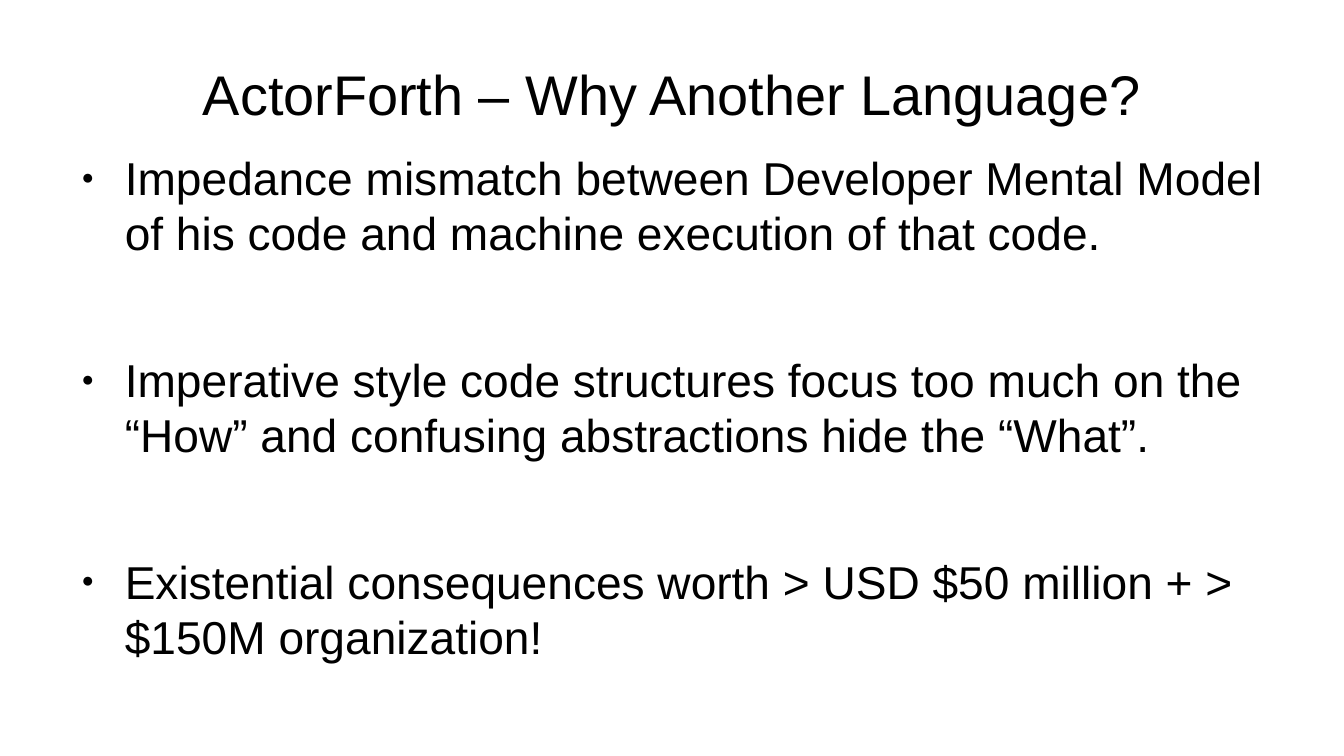
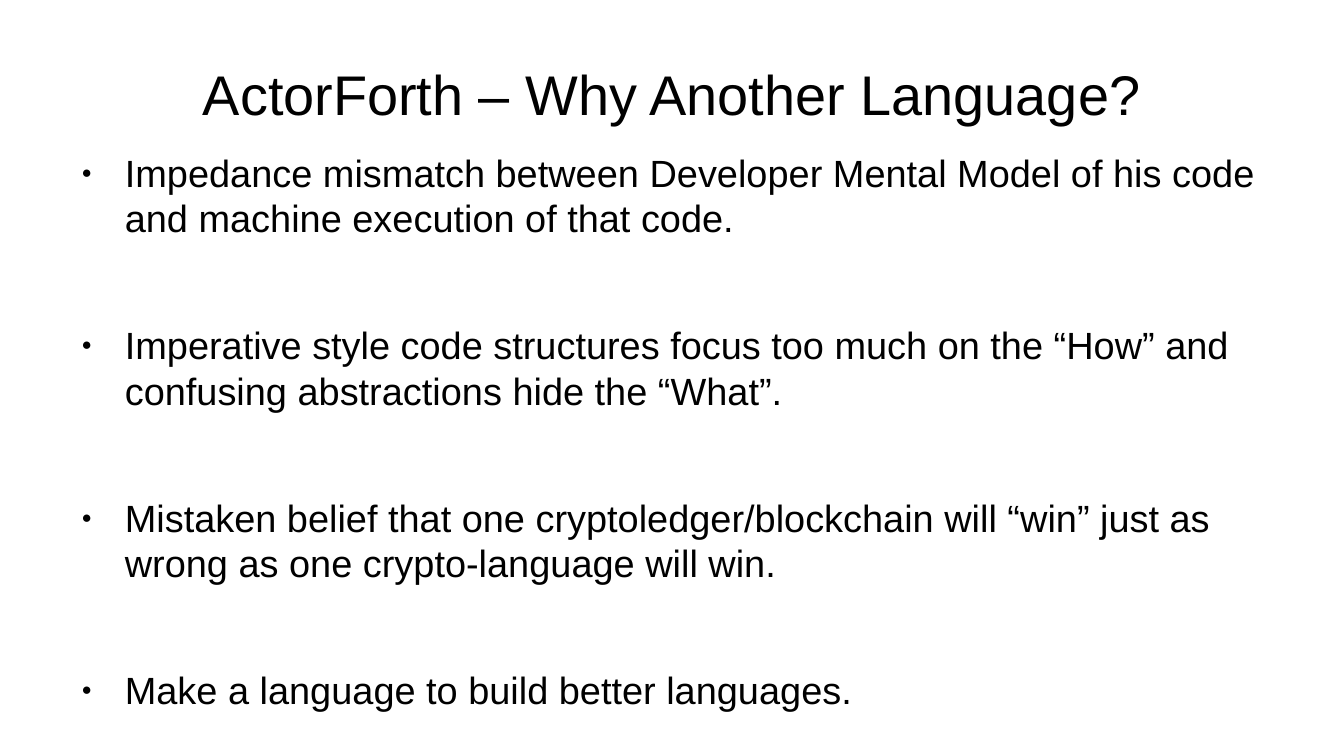
Before and after one commit to ActorForth/ActorForth, a slide deck: slide 1 of docs/WhyActorForth.odp. Drawn at 1344x756 pixels with LibreOffice and Linux fonts; fonts in the diff are those of the drawing. Boxes give left, top, right and bottom in pixels: in the first picture for what was removed or moved away, otherwise in the second. Text is boxed around its words. In the diff, an @@ line names an element or a change of style, - is before the commit and + after.

Commit message:
Updated WhyActorForth.odp presentation.

```diff
--- a/docs/WhyActorForth.odp
+++ b/docs/WhyActorForth.odp
@@ text at <box>125,159,1254,412</box>: size 27.2 to 22.4 pt in "Impedance mismatch between Developer Mental Model of ...", "Imperative style code structures focus too much ..." @@
@@ text at <box>125,504,1210,712</box>: text changed; size 27.2 to 22.4 pt @@
-● Existential consequences worth > USD $50 million + > $150M organization!
+● Mistaken belief that one cryptoledger/blockchain will “win” just as wrong as one crypto-language will win.
+● Make a language to build better languages.
```
